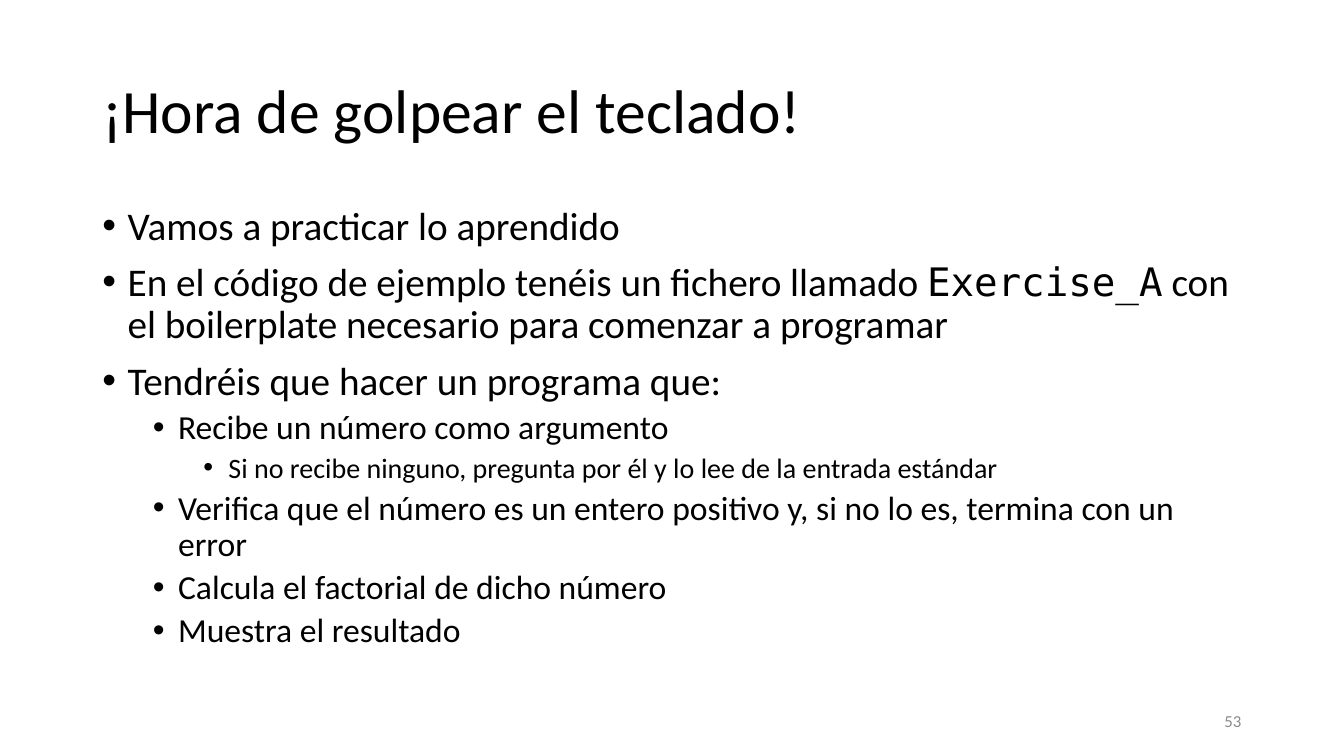
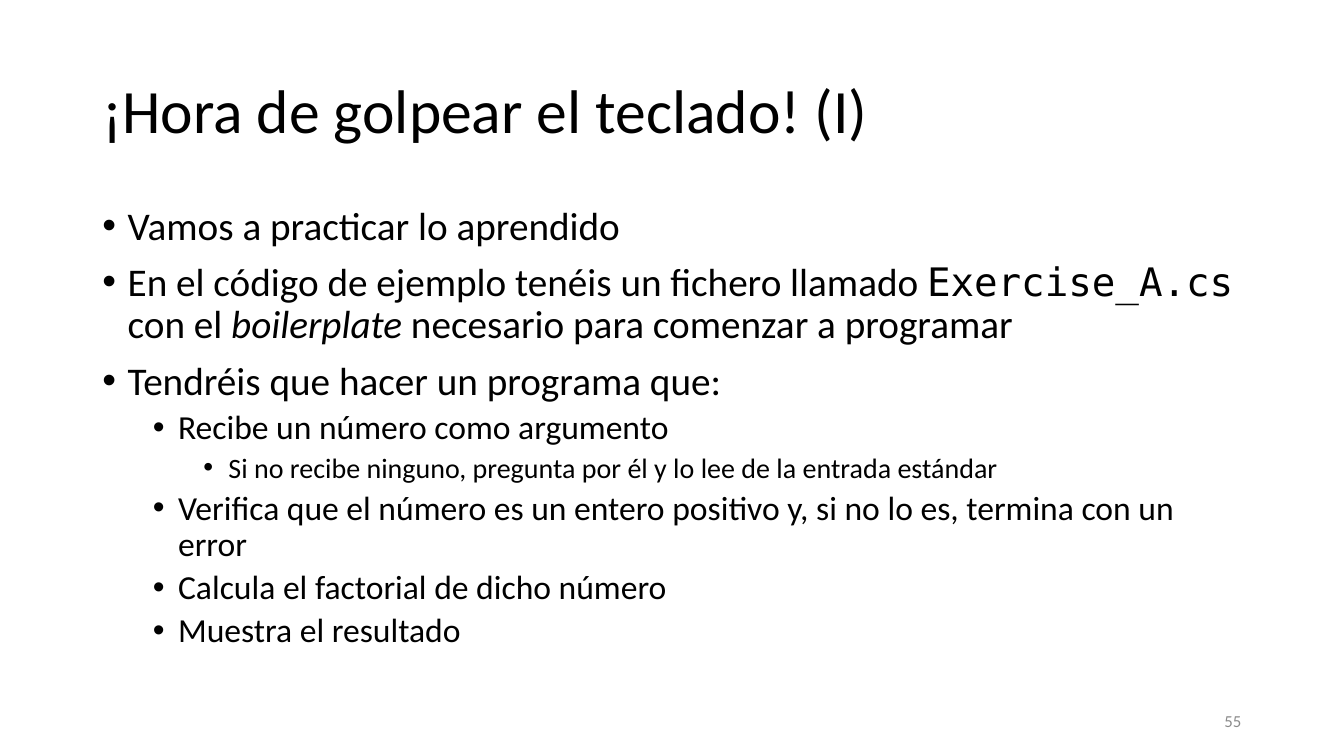
Before and after one commit to SergioLuis/hour-of-code-uva-2021, a slide deck: slide 55 of slides.pptx (slide 53 before the commit). Drawn at 1344x756 pixels with LibreOffice and Linux fonts; fonts in the diff are those of the drawing. Boxes give left, top, right and bottom in pixels: in the first picture for what was removed or moved away, otherwise in the second. Text is boxed around its words. In the diff, an @@ line names an element or a change of style, - is before the commit and + after.

```diff
--- a/slides.pptx
+++ b/slides.pptx
@@ title at bbox=[102, 88, 867, 144]: text changed @@
-¡Hora de golpear el teclado!
+¡Hora de golpear el teclado! (I)
@@ text at bbox=[128, 266, 1233, 345]: text changed @@
-• En el código de ejemplo tenéis un fichero llamado Exercise_A con el boilerplate necesario para comenzar a programar
+• En el código de ejemplo tenéis un fichero llamado Exercise_A.cs con el boilerplate necesario para comenzar a programar
@@ page number at bbox=[1224, 716, 1241, 727]: text changed @@
-53
+55
```
Also in this commit, not shown: 19 other slides changed, 26 slides added, 11 other files.
